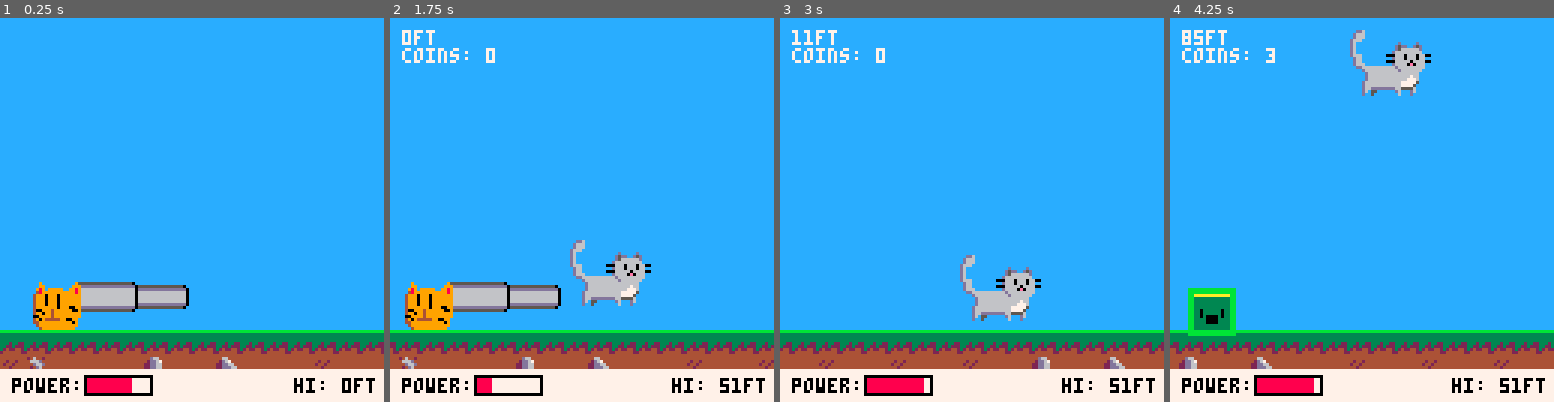
Above: before the commit, frames 1-4 (left to right).
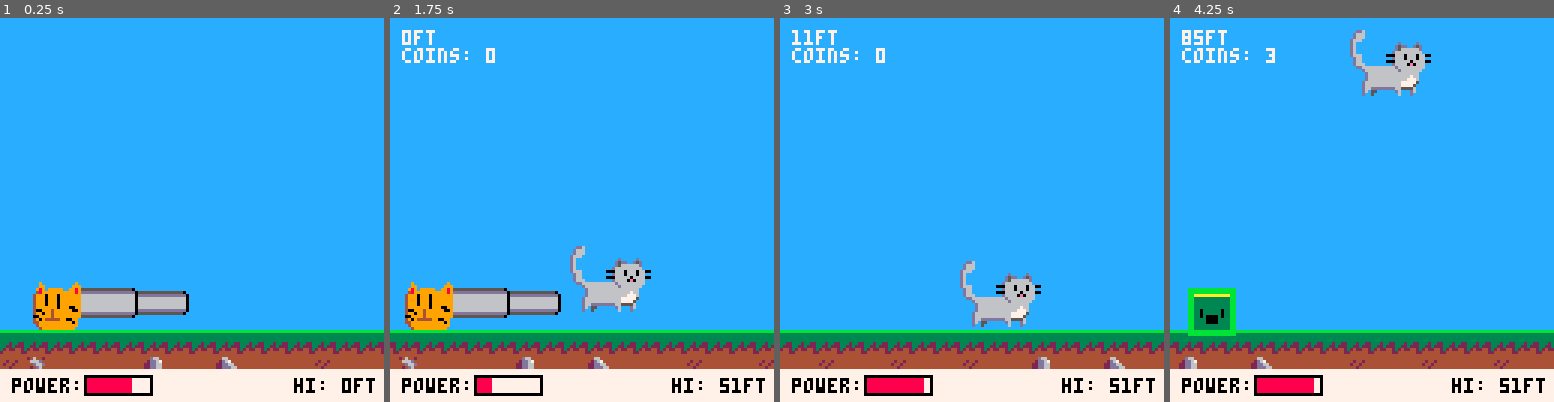
Above: after the commit, the same moments.

Repository: andrewedstrom/kitten-cannon-pico-8
Game: PICO-8 cartridge kitten-cannon.p8
Same seed, same stepped clock (60 frames per second), same inputs: the game is played once before the commit and once after it.
Inputs:
- Up to frame 1 (0.25 s): no input
- Up to frame 2 (1.75 s): tap X (X key) at 0.33, 1.07 s; tap O (Z key) at 0.7, 1.7 s
- Up to frame 3 (3 s): tap X (X key) at 1.85, 2.97 s; tap O (Z key) at 2.1, 2.5, 2.9 s; hold Up 2.15-2.42 s
- Up to frame 4 (4.25 s): tap O (Z key) at 3.3, 3.7, 4.1 s; hold Down 3.63-3.97 s; tap X (X key) at 4.08 s

The runs differ from the first frame. In frame 1, 1.7% of the frame differs, in the area x 20-50%, y 68-79%; in frame 2, 2.9%, in the area x 15-68%, y 57-79%; in frame 3, 1.2%; in frame 4, nothing differs.

Commit message:
move cannon down

Diff:
--- a/cannon.lua
+++ b/cannon.lua
@@ -4,7 +4,7 @@
 function make_cannon()
     return {
         x = 25,
-        y = 94,
+        y = 96,
         w = 62,
         h = 11,
         power = 0,
@@ -20,7 +20,7 @@
             end
             spr_r(0, 6, self.x, self.y, 4.75, 1.25, 0, 6, self.angle, 12)
             local base_x = self.x - 14
-            local base_y = self.y - 6
+            local base_y = self.y - 8
             local base_x2 = base_x + 17
             local base_y2 = ground_y - 1
 
